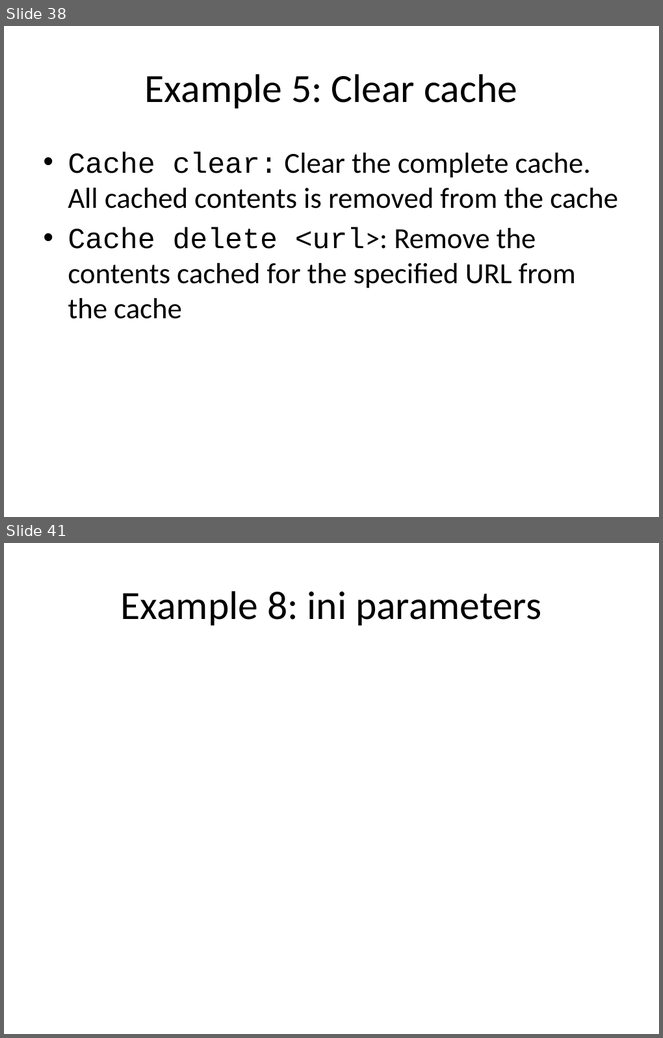
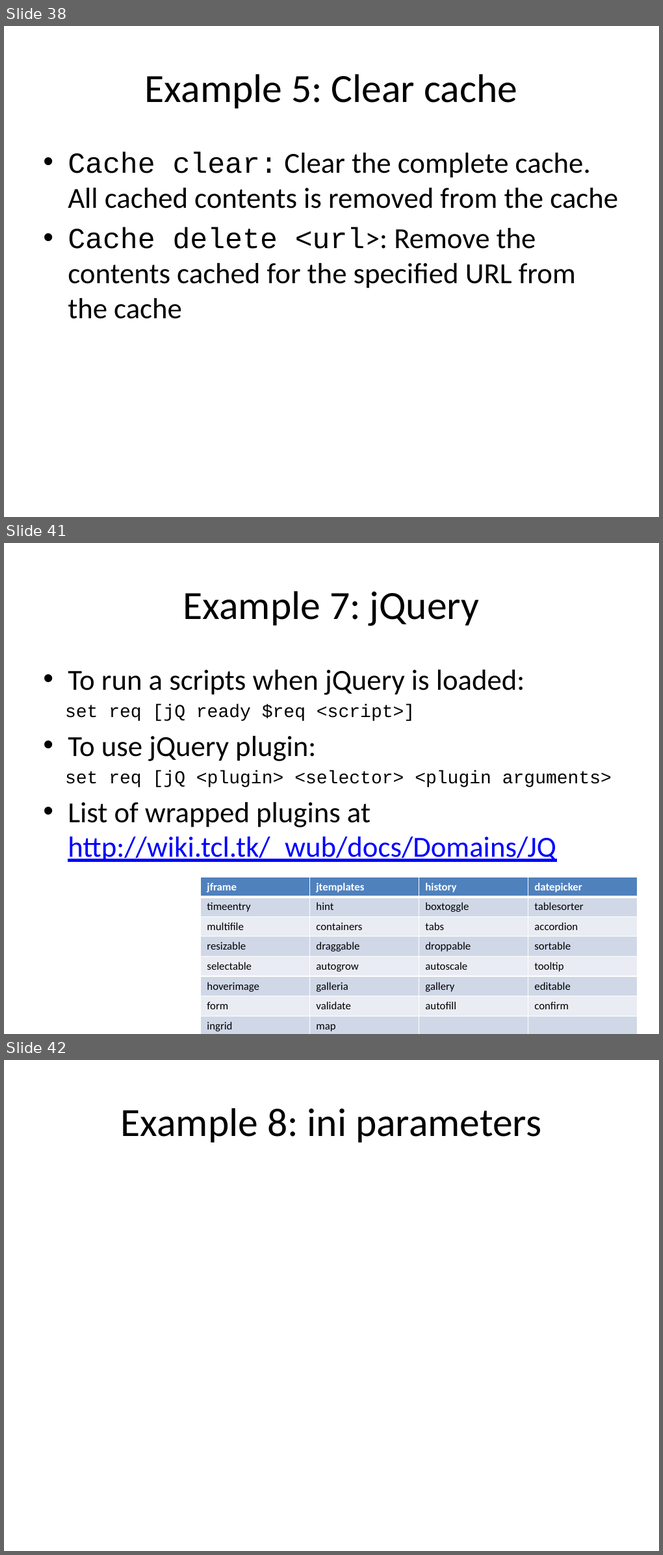
Before and after one commit to jdc8/wubwikit, a slide deck: wubexamples/Lets_Wub.pptx. Shown one above the other, each under a label of ours: slides 38 and 41 before the commit, slides 38, 41 and 42 after it; the slides between them are not shown. The pictures are 663x1038 and 663x1555 pixels, drawn with LibreOffice and Linux fonts; fonts in the diff are those of the drawing; background and template pictures are left out. Boxes give left, top, right and bottom in pixels: in the first picture for what was removed or moved away, otherwise in the second. Text is boxed around its words. In the diff, an @@ line names an element or a change of style, - is before the commit and + after.

Commit message:
forms and jquery text

```diff
--- a/wubexamples/Lets_Wub.pptx
+++ b/wubexamples/Lets_Wub.pptx
@@ slide 41 added at [4, 543, 659, 1034], background #FFFFFF @@
@@ title added at [183, 591, 480, 626], 44 pt, text #000000 @@
+Example 7: jQuery
@@ text added at [65, 670, 612, 862], 32 pt, text #000000 @@
+• To run a scripts when jQuery is loaded:
+set req [jQ ready $req <script>]
+• To use jQuery plugin:
+set req [jQ <plugin> <selector> <plugin arguments>
+• List of wrapped plugins at http://wiki.tcl.tk/_wub/docs/Domains/JQ
@@ table added at [200, 877, 638, 1034], 8 rows, 4 columns @@
+jframe | jtemplates | history | datepicker
+timeentry | hint | boxtoggle | tablesorter
+multifile | containers | tabs | accordion
+resizable | draggable | droppable | sortable
+selectable | autogrow | autoscale | tooltip
+hoverimage | galleria | gallery | editable
+form | validate | autofill | confirm
+ingrid | map |  | 
@@ what was slide 41 is now slide 42 @@
```
Also in this commit, not shown: 2 slides changed.
